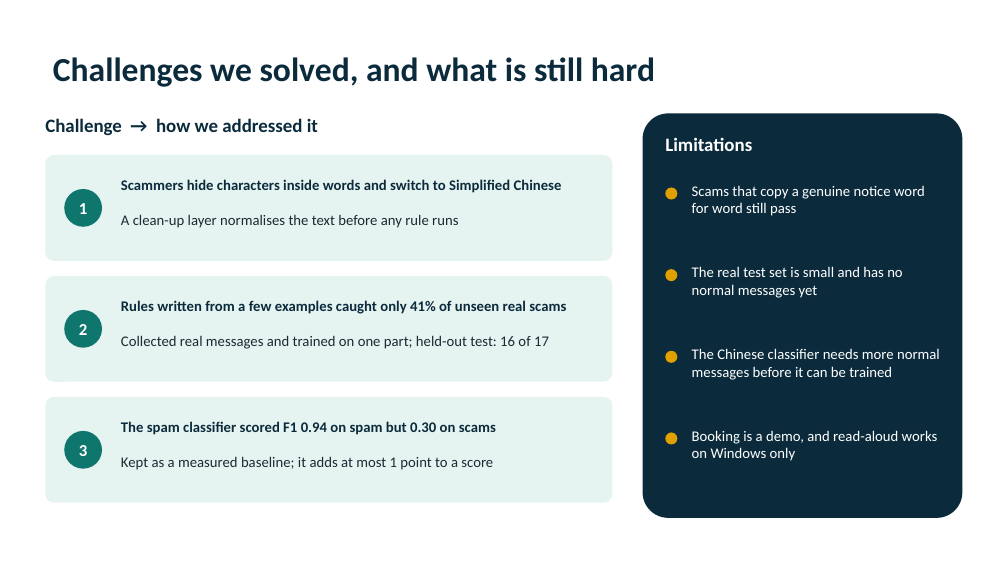
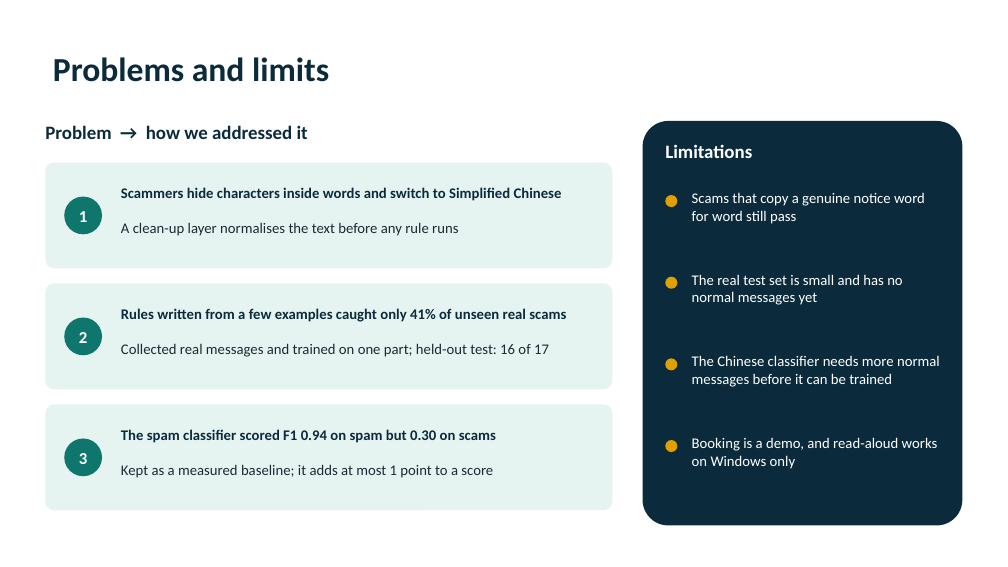
Before and after one commit to NCLJovi/COMP4431Grp19, a slide deck: slide 9 of docs/presentation/Scam_Checker_Group19.pptx (slide 7 before the commit). Drawn at 1008x567 pixels with LibreOffice and Linux fonts; fonts in the diff are those of the drawing. Boxes give left, top, right and bottom in pixels: in the first picture for what was removed or moved away, otherwise in the second. Text is boxed around its words. In the diff, an @@ line names an element or a change of style, - is before the commit and + after.

```diff
--- a/docs/presentation/Scam_Checker_Group19.pptx
+++ b/docs/presentation/Scam_Checker_Group19.pptx
@@ title at (x1=53, y1=57, x2=329, y2=82): text changed @@
-Challenges we solved, and what is still hard
+Problems and limits
@@ text at (x1=45, y1=125, x2=308, y2=139): text changed @@
-Challenge → how we addressed it
+Problem → how we addressed it
@@ 10 texts, 4 ellipses, 4 rounded rectangles moved together from (x1=45, y1=113, x2=963, y2=518) to (x1=45, y1=121, x2=963, y2=526) @@
@@ 3 ellipses, 1 text moved together from (x1=665, y1=188, x2=940, y2=445) to (x1=665, y1=195, x2=940, y2=452) @@
```
Also in this commit, not shown: 6 other slides changed, 3 slides added.
